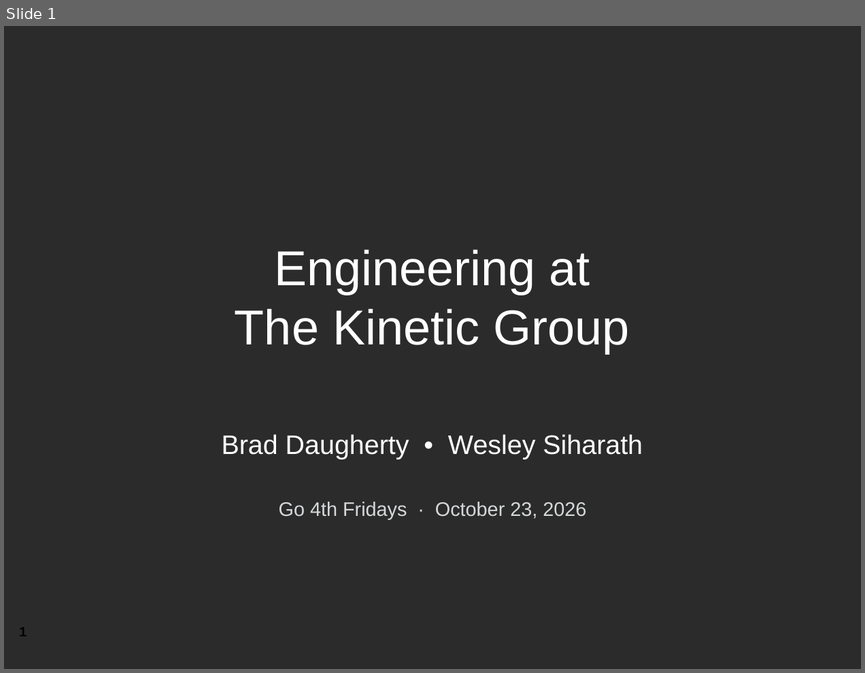
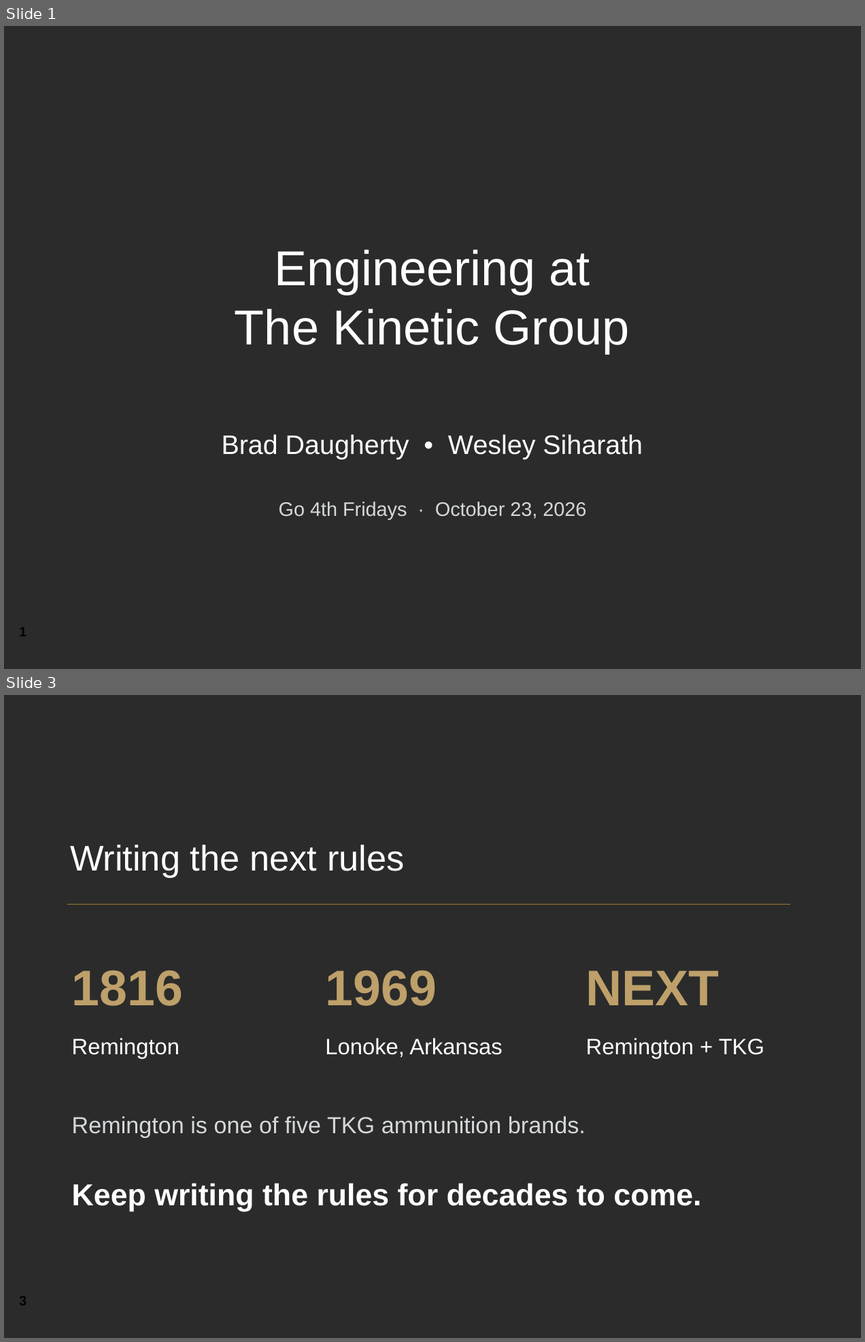
Before and after one commit to YeChamo/part-tracking-demo-ualr, a slide deck: docs/presentation/Engineering_at_The_Kinetic_Group.pptx. Shown one above the other, each under a label of ours: slide 1 before the commit, slides 1 and 3 after it; the slides between them are not shown. The pictures are 865x673 and 865x1342 pixels, drawn with LibreOffice and Linux fonts; fonts in the diff are those of the drawing; background and template pictures are left out; a plain dark background stands for a picture behind light text. Boxes give left, top, right and bottom in pixels: in the first picture for what was removed or moved away, otherwise in the second. Text is boxed around its words. In the diff, an @@ line names an element or a change of style, - is before the commit and + after.

```diff
--- a/docs/presentation/Engineering_at_The_Kinetic_Group.pptx
+++ b/docs/presentation/Engineering_at_The_Kinetic_Group.pptx
@@ slide 3 added at bbox=[4, 695, 861, 1338], background picture (left out) @@
@@ text added at bbox=[70, 845, 405, 878], 30 pt, text #FFFFFF @@
+Writing the next rules
@@ line added from (67, 904) to (791, 904), #9D7C2F 0.75 pt @@
@@ text added at bbox=[72, 970, 183, 1006], 42 pt, text #BEA06A, bold @@
+1816
@@ text added at bbox=[325, 970, 436, 1006], 42 pt, text #BEA06A, bold @@
+1969
@@ text added at bbox=[586, 970, 719, 1005], 42 pt, text #BEA06A, bold @@
+NEXT
@@ text added at bbox=[72, 1038, 179, 1059], 18.8 pt, text #FFFFFF @@
+Remington
@@ text added at bbox=[325, 1038, 502, 1057], 18.8 pt, text #FFFFFF @@
+Lonoke, Arkansas
@@ text added at bbox=[586, 1038, 764, 1059], 18.8 pt, text #FFFFFF @@
+Remington + TKG
@@ text added at bbox=[72, 1116, 585, 1137], 19.5 pt, text #D5D8DA @@
+Remington is one of five TKG ammunition brands.
@@ text added at bbox=[72, 1183, 701, 1211], 25.5 pt, text #FFFFFF, bold @@
+Keep writing the rules for decades to come.
@@ text added at bbox=[19, 1296, 26, 1305], 11.2 pt, text #000000, bold @@
+3
```
Also in this commit, not shown: 14 slides changed, 1 other slide added, 1 slide removed, 7 other files.
